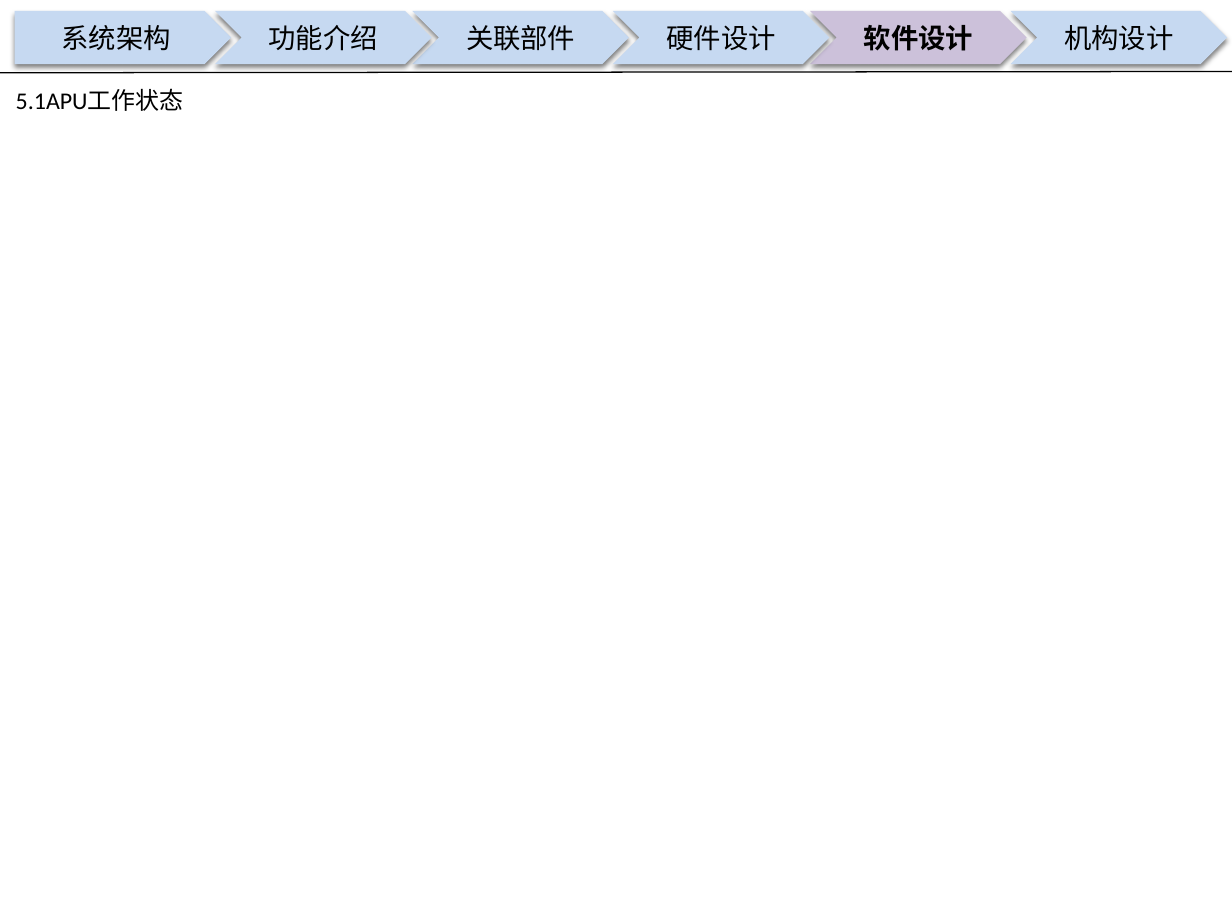
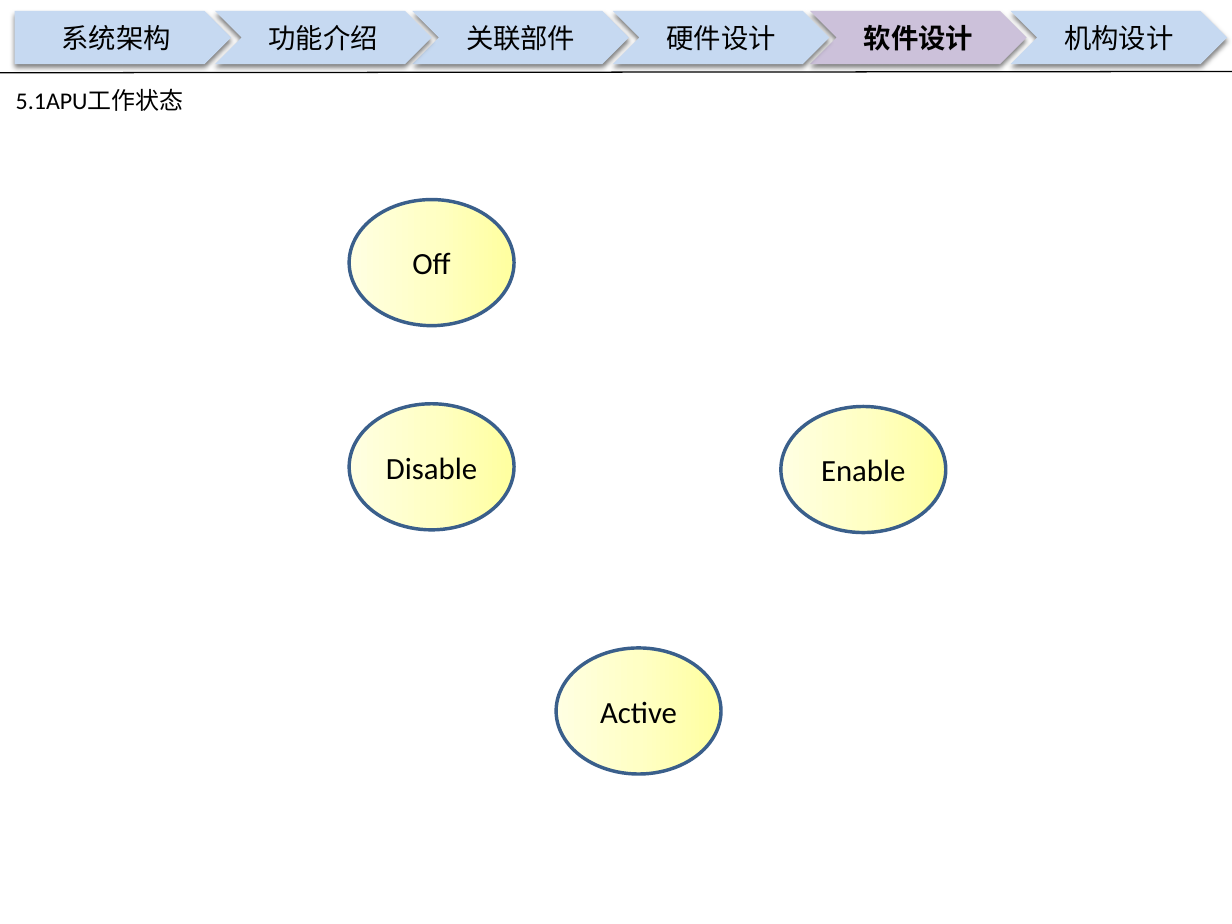
Before and after one commit to guruquan887/VAD01, a slide deck: slide 17 of 01需求分析/docs/specs/00APU设计构想书-VAD01-20180126.pptx. Drawn at 1232x924 pixels with LibreOffice and Linux fonts; fonts in the diff are those of the drawing; background and template pictures are left out. Boxes give left, top, right and bottom in pixels: in the first picture for what was removed or moved away, otherwise in the second. Text is boxed around its words. In the diff, an @@ line names an element or a change of style, - is before the commit and + after.

```diff
--- a/01需求分析/docs/specs/00APU设计构想书-VAD01-20180126.pptx
+++ b/01需求分析/docs/specs/00APU设计构想书-VAD01-20180126.pptx
@@ ellipse added at (349,200,514,325), fill gradient #FFFFA0 to #FFFFC5 to #FFFFE3, outline #3A5F8C 2 pt, 18 pt, text #000000 @@
+Off
@@ ellipse added at (349,404,514,530), fill gradient #FFFFA0 to #FFFFC5 to #FFFFE3, outline #3A5F8C 2 pt, 18 pt, text #000000 @@
+Disable
@@ ellipse added at (781,407,946,532), fill gradient #FFFFA0 to #FFFFC5 to #FFFFE3, outline #3A5F8C 2 pt, 18 pt, text #000000 @@
+Enable
@@ ellipse added at (556,648,721,774), fill gradient #FFFFA0 to #FFFFC5 to #FFFFE3, outline #3A5F8C 2 pt, 18 pt, text #000000 @@
+Active
```
Also in this commit, not shown: 1 other slide changed, 1 slide added, 1 other file.
